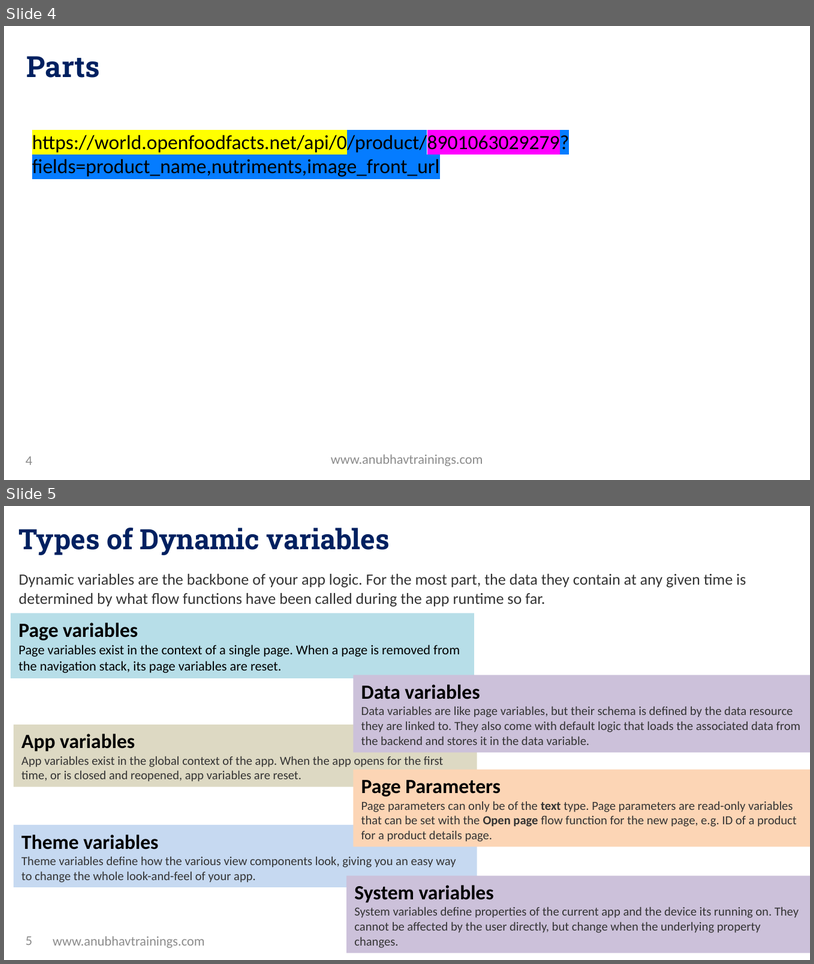
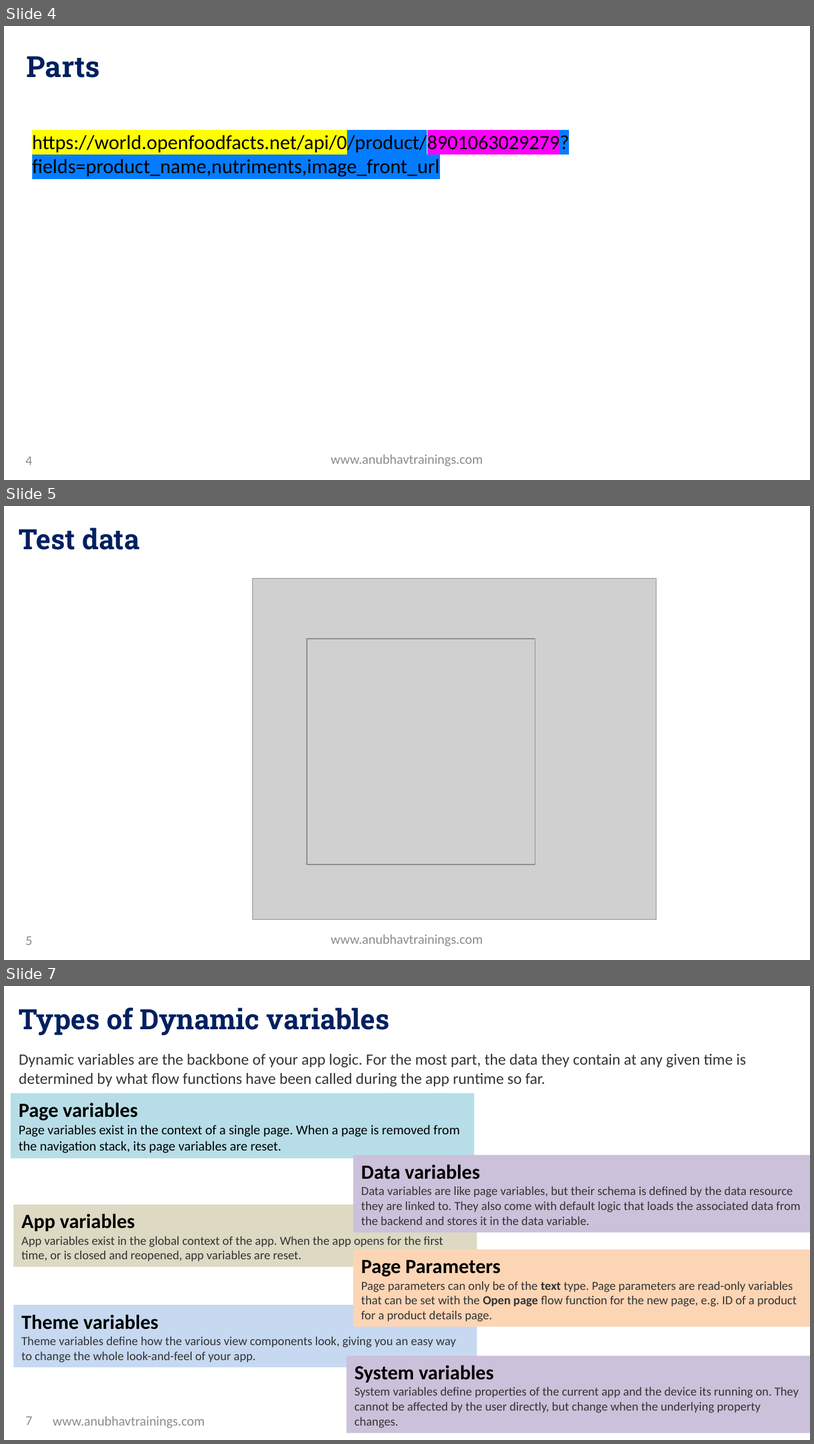
Before and after one commit to soyuztechnologies/SAP_Build_End_to_End, a slide deck: Day 22/SAP Build Training Day 22.pptx. Shown one above the other, each under a label of ours: slides 4 and 5 before the commit, slides 4, 5 and 7 after it; the slides between them are not shown. The pictures are 814x964 and 814x1444 pixels, drawn with LibreOffice and Linux fonts; fonts in the diff are those of the drawing; grey boxes stand for pictures; background and template pictures are left out. Boxes give left, top, right and bottom in pixels: in the first picture for what was removed or moved away, otherwise in the second. Text is boxed around its words. In the diff, an @@ line names an element or a change of style, - is before the commit and + after.

```diff
--- a/Day 22/SAP Build Training Day 22.pptx
+++ b/Day 22/SAP Build Training Day 22.pptx
@@ slide 5 added at (x1=4, y1=506, x2=810, y2=960), background picture (left out) @@
@@ title added at (x1=18, y1=528, x2=140, y2=550), 25 pt, text gradient #002060 to #0070C0, bold @@
+Test data
@@ picture added at (x1=252, y1=579, x2=656, y2=919) @@
@@ picture added at (x1=307, y1=639, x2=536, y2=865) @@
@@ page number added at (x1=26, y1=936, x2=32, y2=945), 12 pt, text #8C8C8C @@
+5
@@ text added at (x1=331, y1=934, x2=483, y2=946), 12 pt, text #8C8C8C @@
+www.anubhavtrainings.com
@@ what was slide 5 is now slide 7 @@
@@ page number at (x1=26, y1=1416, x2=32, y2=1425): text changed @@
-5
+7
```
Also in this commit, not shown: 2 slides changed, 1 other slide added, 1 other file.
